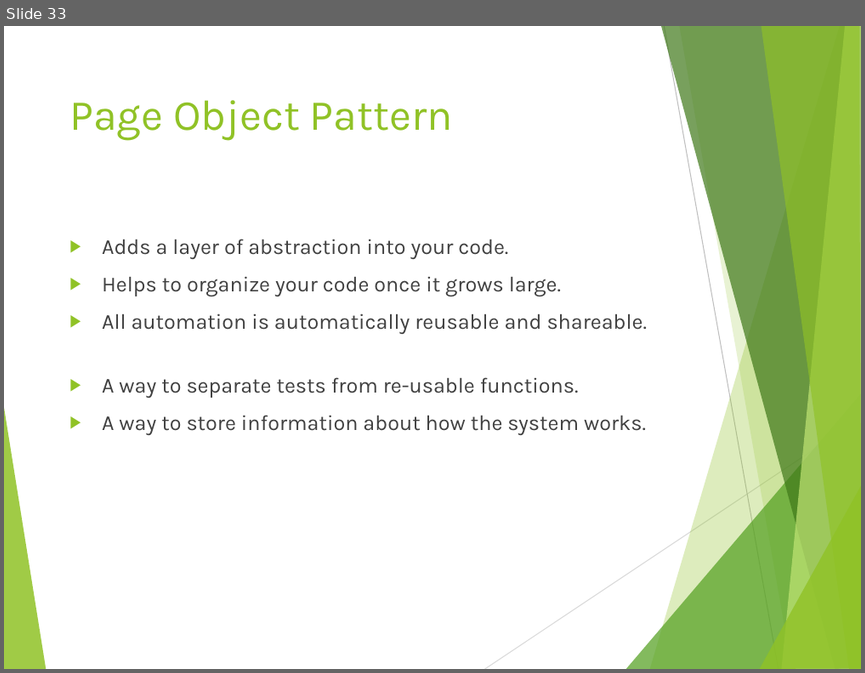
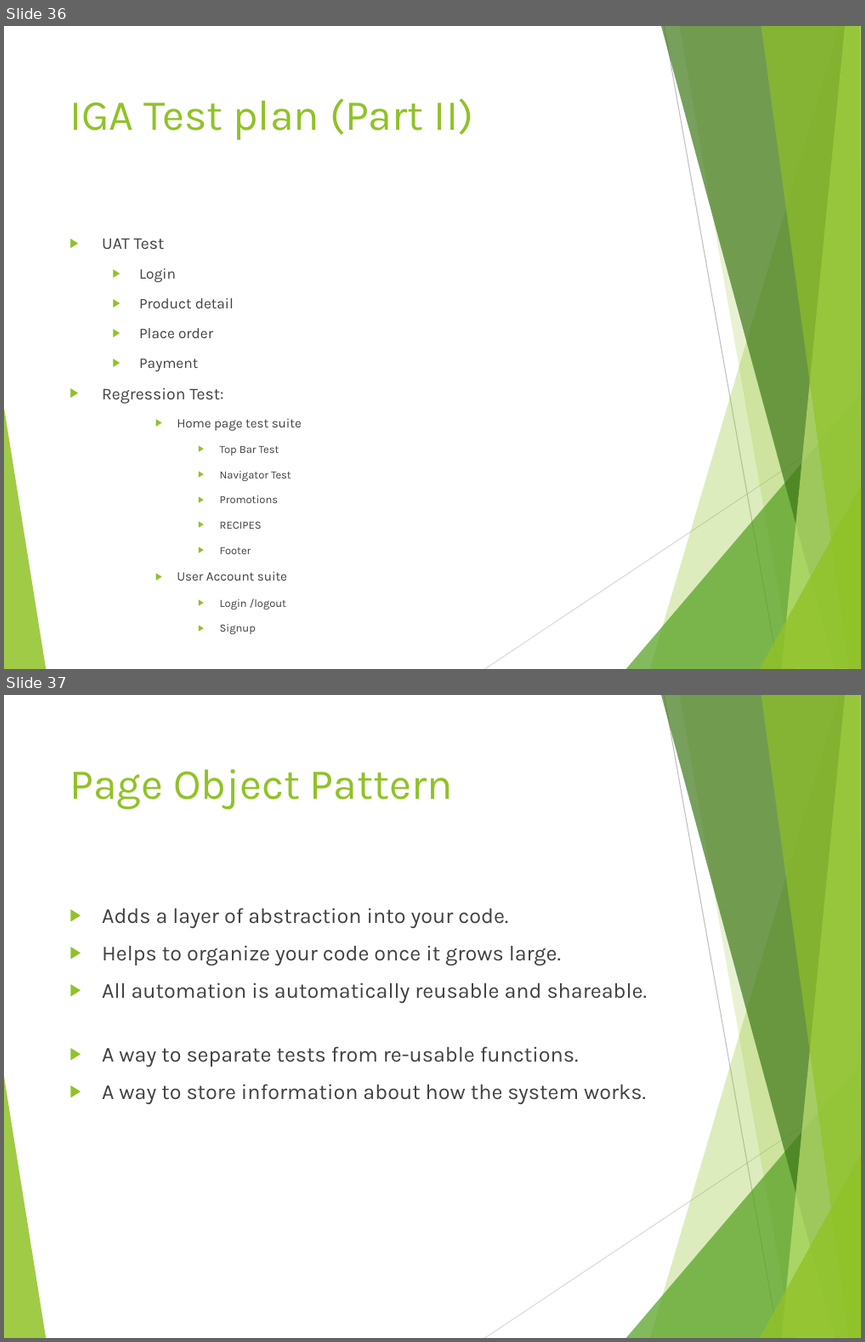
Before and after one commit to BarathStar/automation-testing, a slide deck: documents/Course 1-2.pptx. Shown one above the other, each under a label of ours: slide 33 before the commit, slides 36 and 37 after it. The pictures are 865x673 and 865x1342 pixels, drawn with LibreOffice and Linux fonts; fonts in the diff are those of the drawing. Boxes give left, top, right and bottom in pixels: in the first picture for what was removed or moved away, otherwise in the second. Text is boxed around its words. In the diff, an @@ line names an element or a change of style, - is before the commit and + after.

Commit message:
Add the test cases desgin

```diff
--- a/documents/Course 1-2.pptx
+++ b/documents/Course 1-2.pptx
@@ slide 36 added at bbox=[4, 26, 861, 669], background #FFFFFF; not listed: 10 template elements that a slide beside it also shows @@
@@ title added at bbox=[69, 98, 473, 140], 36 pt, text #90C226 @@
+IGA Test plan (Part II)
@@ text added at bbox=[102, 238, 302, 634], 9.3 pt, text #404040 @@
+▶ UAT Test
+  ▶ Login
+  ▶ Product detail
+  ▶ Place order
+  ▶ Payment
+▶ Regression Test:
+    ▶ Home page test suite
+      ▶ Top Bar Test
+      ▶ Navigator Test
+      ▶ Promotions
+      ▶ RECIPES
+      ▶ Footer
+    ▶ User Account suite
+      ▶ Login /logout
+      ▶ Signup
@@ what was slide 33 is now slide 37 @@
```
Also in this commit, not shown: 1 slide changed, 3 other slides added, 7 other files.
